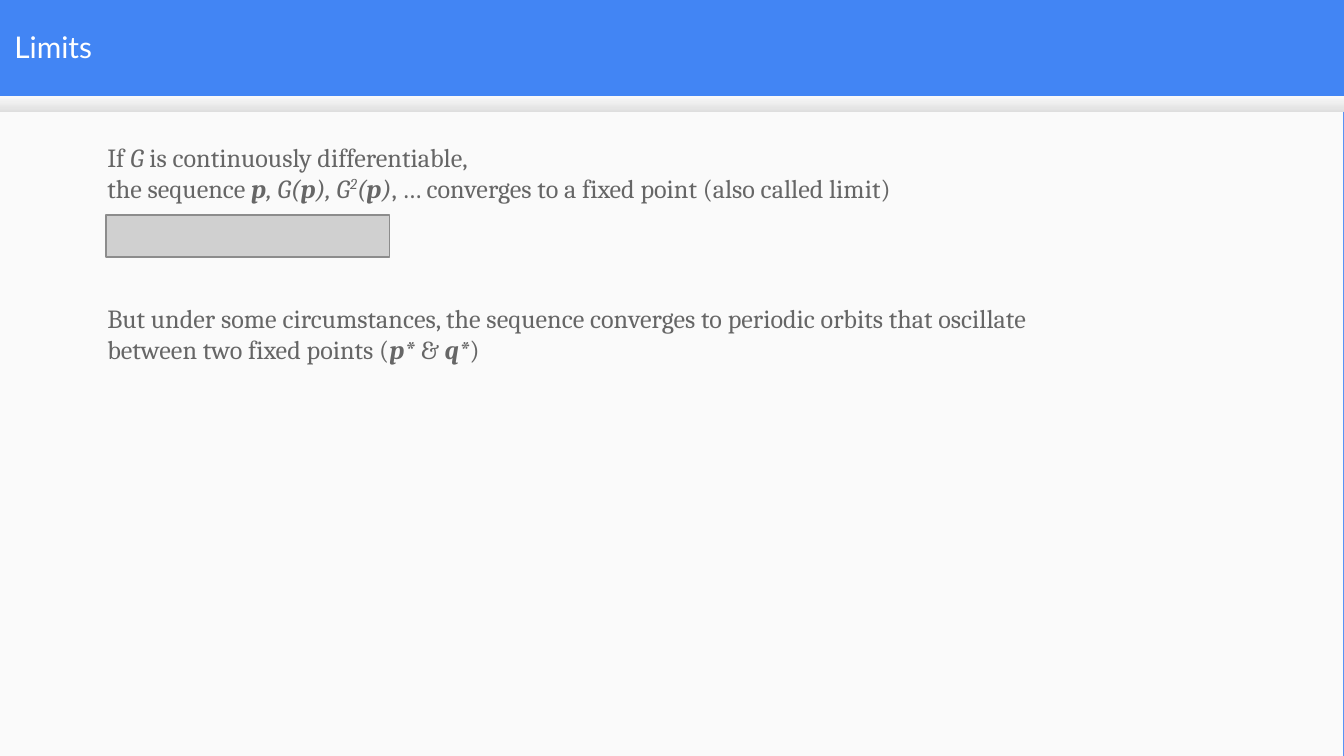
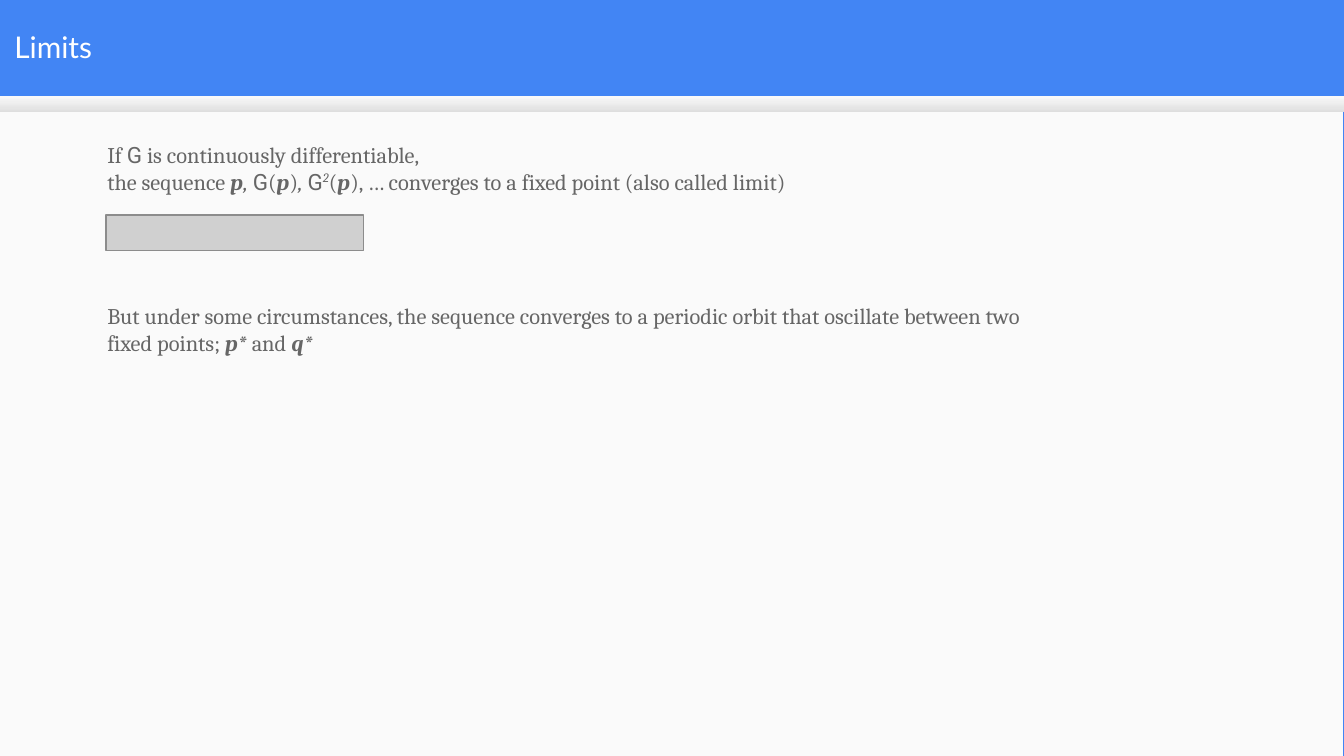
Before and after one commit to mduwalsh/project, a slide deck: slide 22 of thesis_slides_mahendra.odp (slide 21 before the commit). Drawn at 1344x756 pixels with LibreOffice and Linux fonts; fonts in the diff are those of the drawing; grey boxes stand for pictures. Boxes give left, top, right and bottom in pixels: in the first picture for what was removed or moved away, otherwise in the second. Text is boxed around its words. In the diff, an @@ line names an element or a change of style, - is before the commit and + after.

```diff
--- a/thesis_slides_mahendra.odp
+++ b/thesis_slides_mahendra.odp
@@ text "If G is continuously differentiable," at bbox=[107, 147, 785, 195]: size 14 to 12 pt; font Cambria to Roboto, italic off in "G", "G(p), G2(p)," @@
@@ picture: place and size @@
-picture at bbox=[106, 215, 390, 257]
+picture at bbox=[106, 215, 364, 250]
@@ text at bbox=[107, 308, 1020, 356]: text changed; size 14 to 12 pt @@
-But under some circumstances, the sequence converges to periodic orbits that oscillate between two fixed points (p* & q*)
+But under some circumstances, the sequence converges to a periodic orbit that oscillate between two fixed points; p* and q*
```
Also in this commit, not shown: 8 other slides changed, 5 slides added, 2 slides removed.
